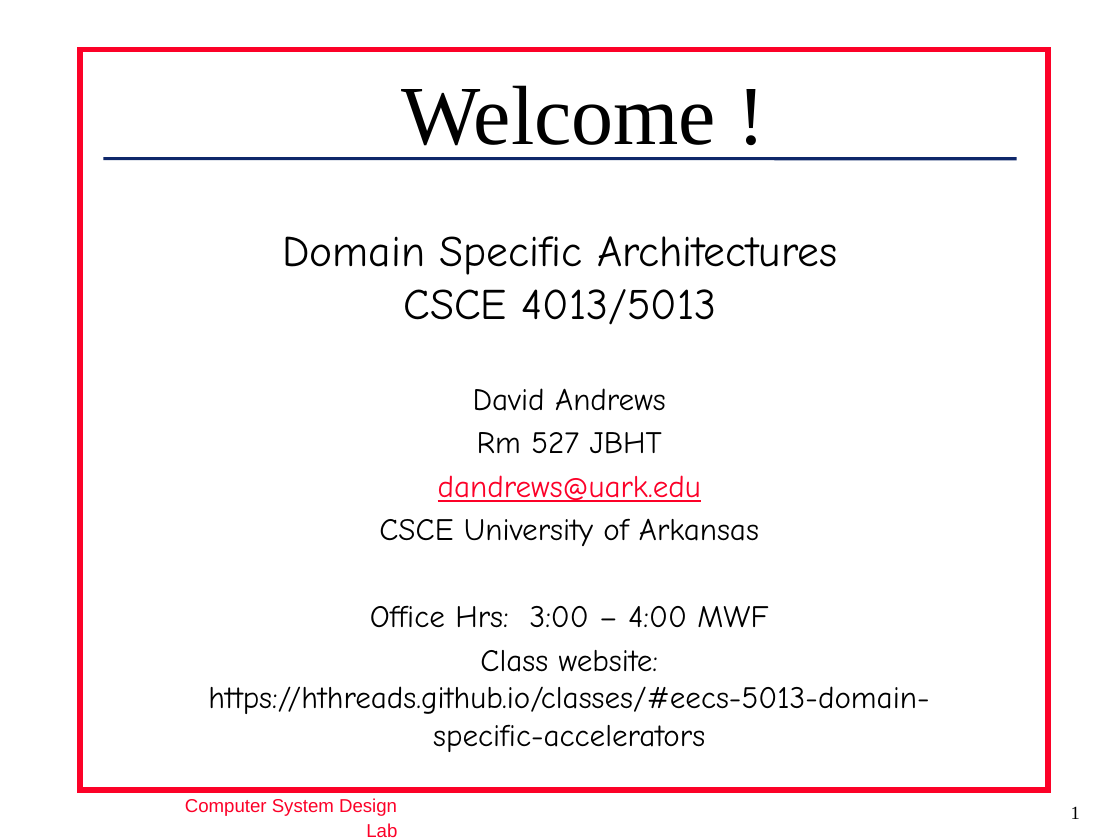
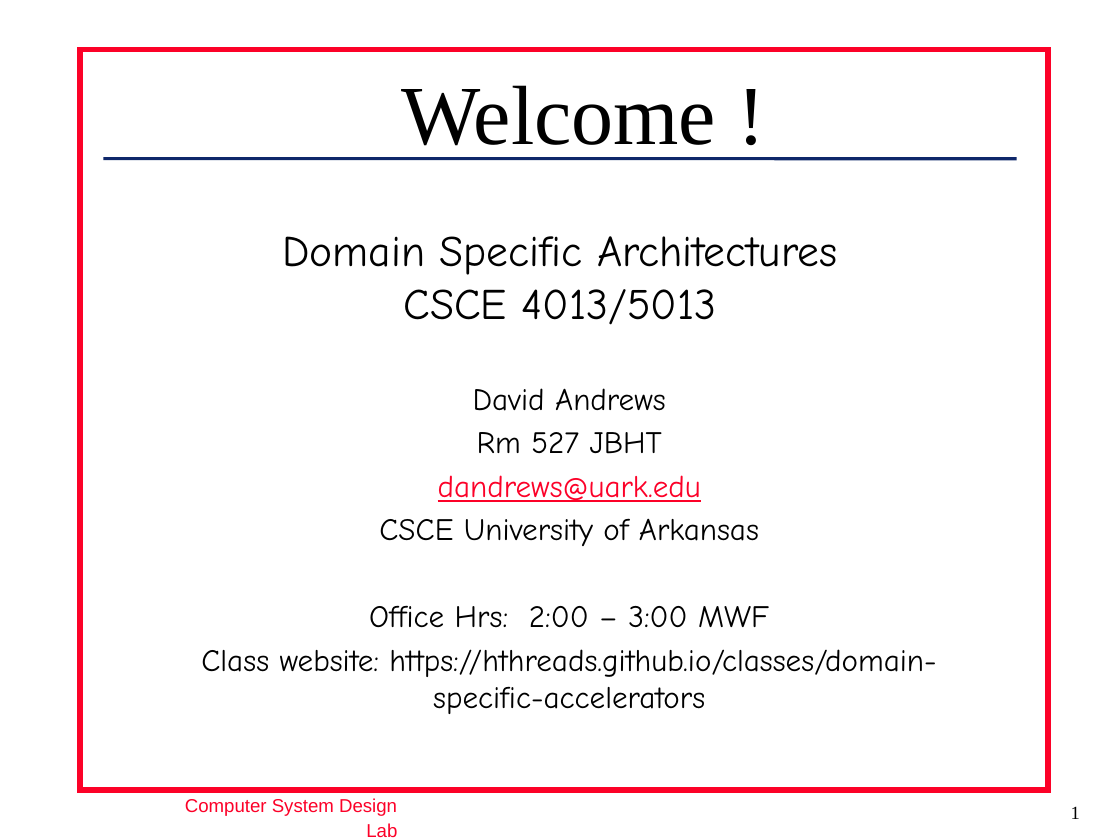
Before and after one commit to hthreads/hthreads.github.io, a slide deck: slide 1 of _modules/domain-specific-accelerators/Intro.pptx. Drawn at 1120x840 pixels with LibreOffice and Linux fonts; fonts in the diff are those of the drawing; background and template pictures are left out. Boxes give left, top, right and bottom in pixels: in the first picture for what was removed or moved away, otherwise in the second. Text is boxed around its words. In the diff, an @@ line names an element or a change of style, - is before the commit and + after.

```diff
--- a/_modules/domain-specific-accelerators/Intro.pptx
+++ b/_modules/domain-specific-accelerators/Intro.pptx
@@ subtitle at (201, 605, 936, 714): text changed @@
-Office Hrs: 3:00 – 4:00 MWF
-Class website: https://hthreads.github.io/classes/#eecs-5013-domain-specific-accelerators
+Office Hrs: 2:00 – 3:00 MWF
+Class website: https://hthreads.github.io/classes/domain-specific-accelerators
```
Also in this commit, not shown: 5 other slides changed, 1 slide added, 1 other file.
